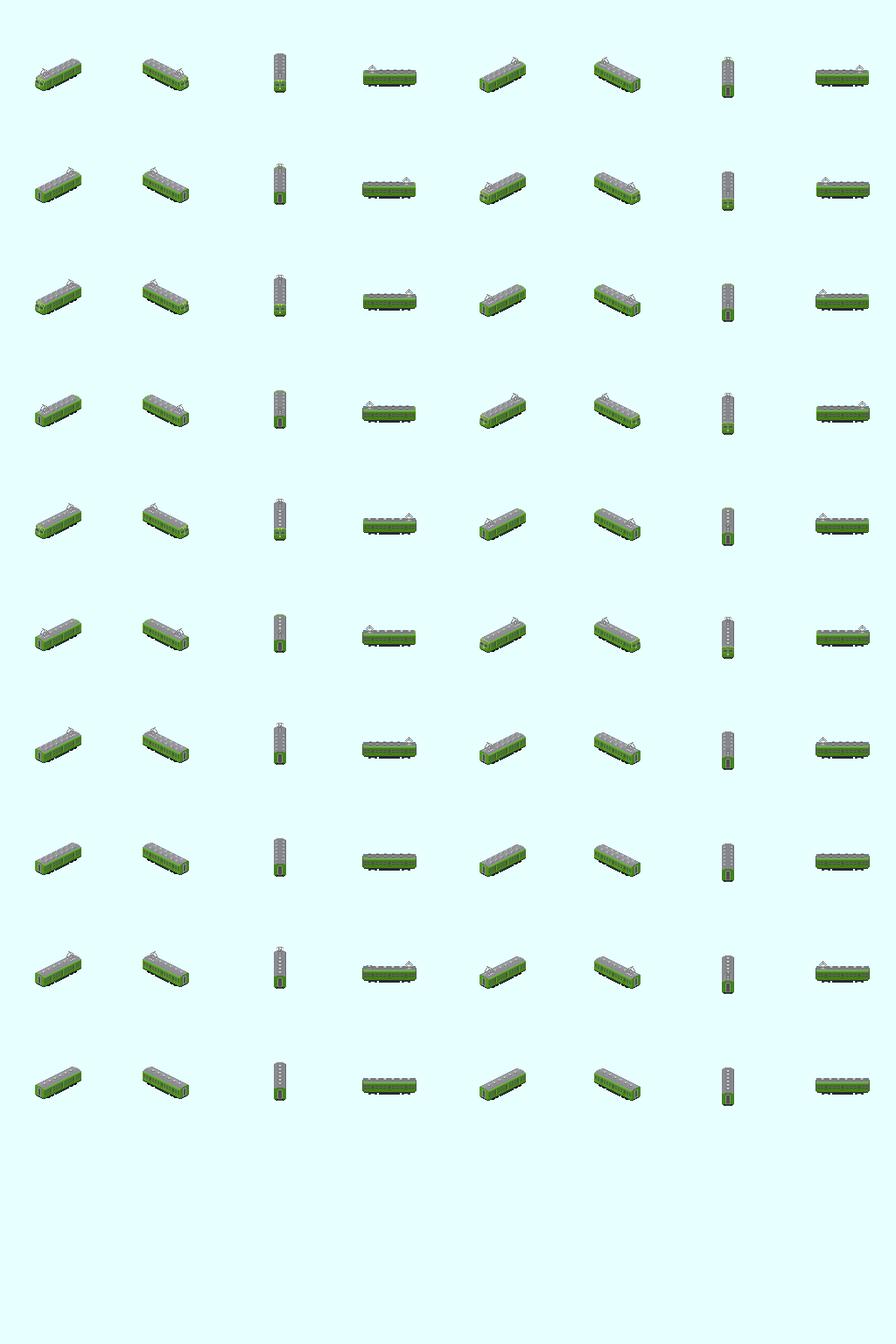
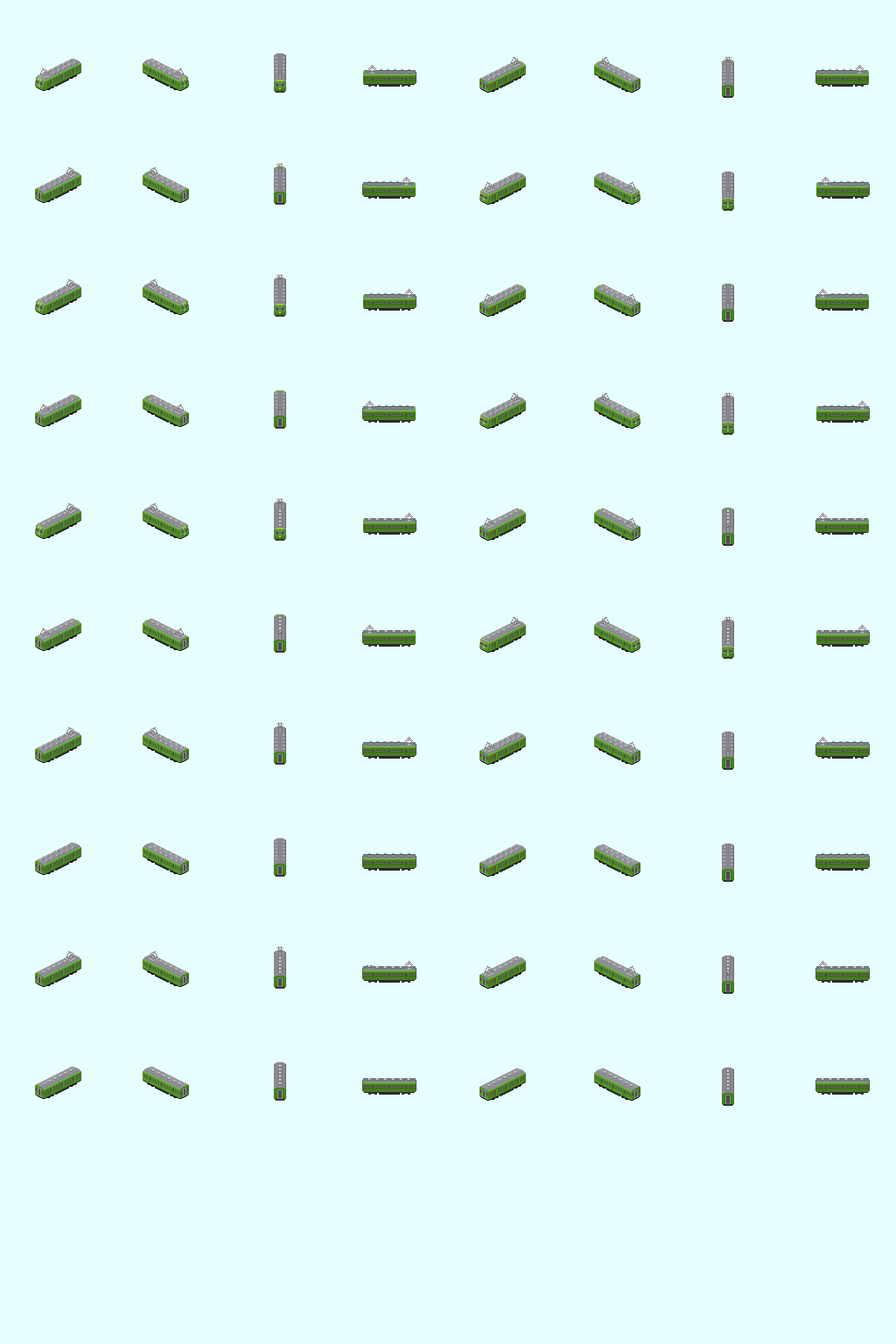
Layers edited between the first and the second 896x1344 image:
added group "妻面窓" (1st of 2, in "アクセサリ") with 3 layers in group "アクセサリ" over [34, 80, 641, 1097]
added group "サッシ" (1st of 2, in "アクセサリ" › "妻面窓") (40%) with 1 layers in group "妻面窓" over [34, 80, 641, 1097]
added layer "レイヤー 21" in group "サッシ" over [34, 80, 641, 1097]
added layer "妻面窓" (2nd of 2, in "アクセサリ" › "妻面窓") in group "妻面窓" over [34, 80, 641, 1097]
painted on "えんじ" over [34, 80, 641, 1097]
painted on "アイボリー" (2nd of 2, in "色" › "アイボリー") over [34, 80, 641, 1097]
